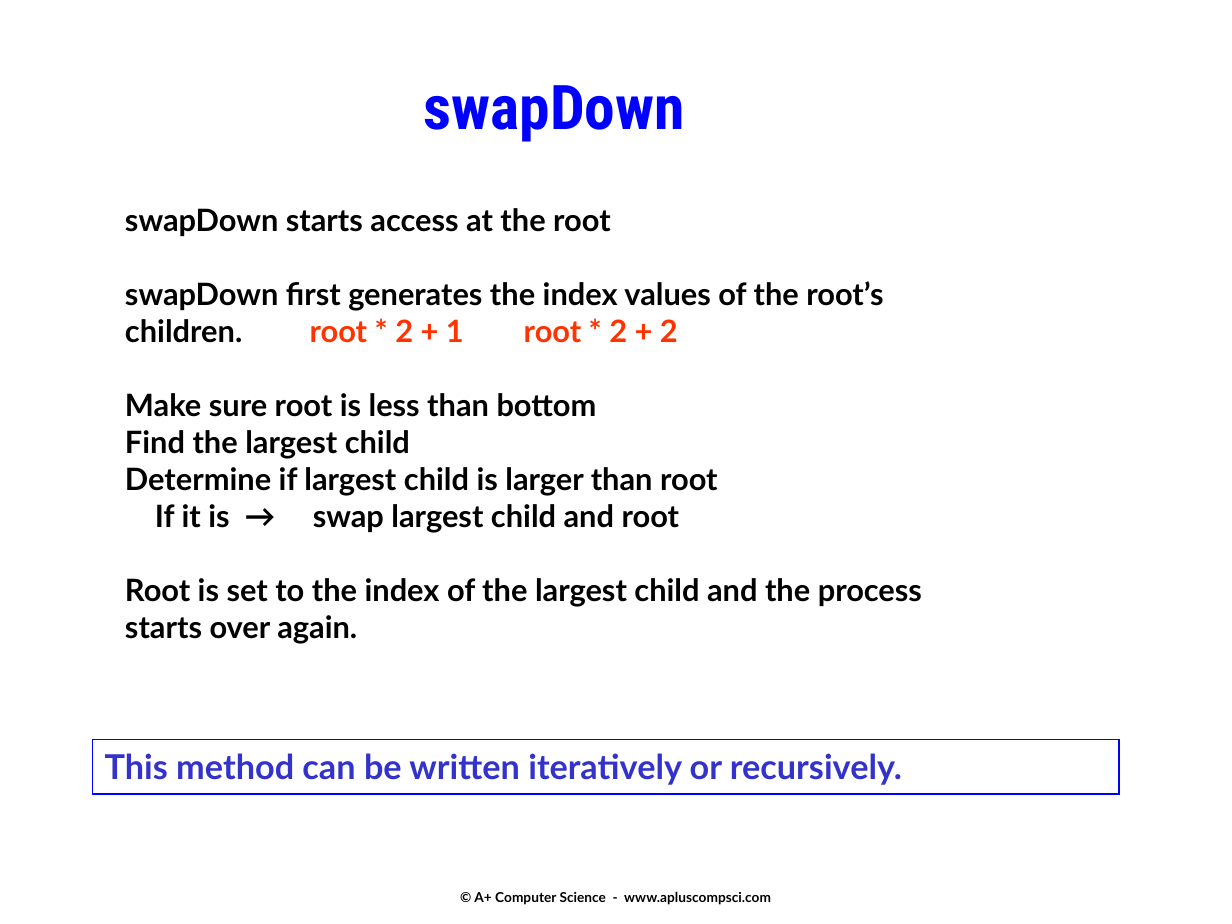
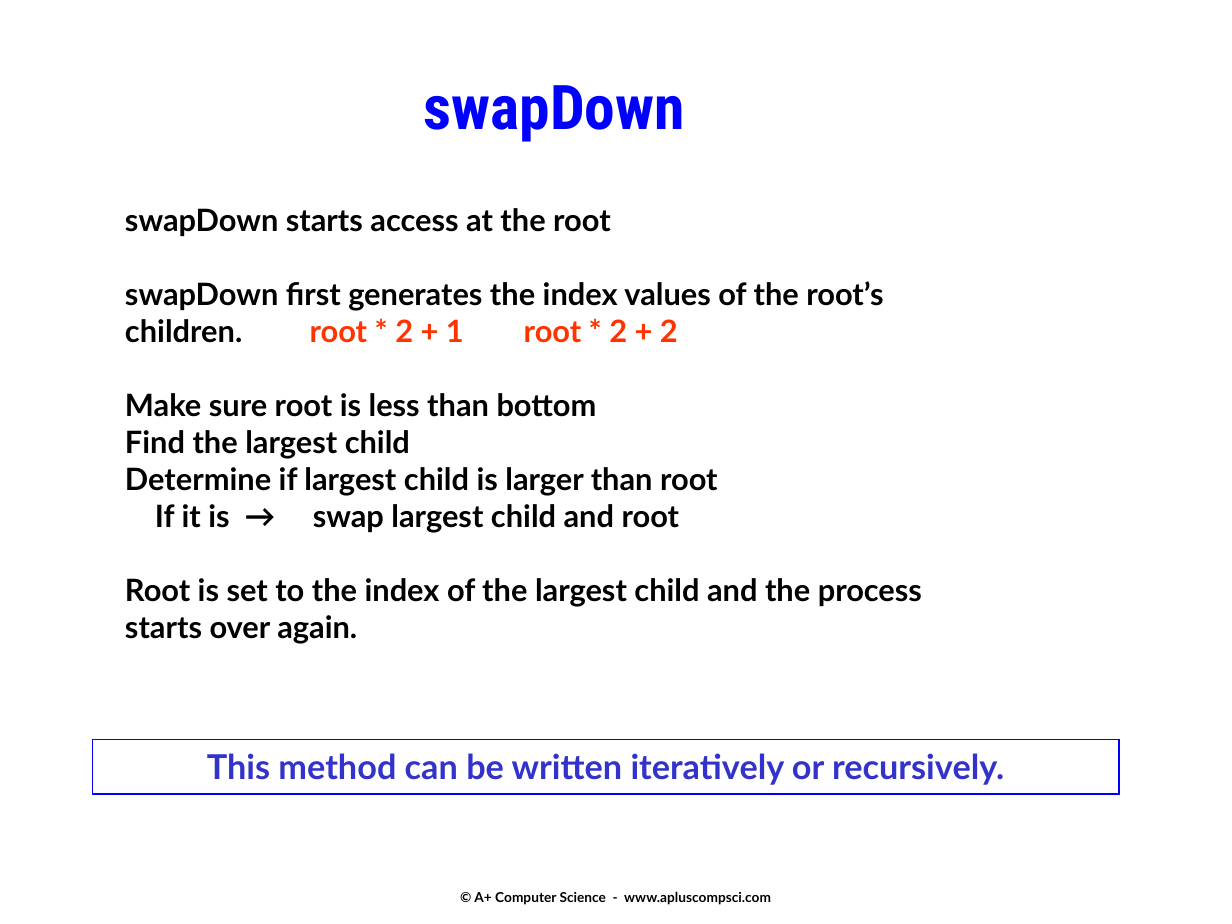
Before and after one commit to Cy-FairCS/cs3, a slide deck: slide 27 of u08c_heaps/notes/_a.heaps.pptx (slide 24 before the commit). Drawn at 1232x924 pixels with LibreOffice and Linux fonts; fonts in the diff are those of the drawing. Boxes give left, top, right and bottom in pixels: in the first picture for what was removed or moved away, otherwise in the second. Text is boxed around its words. In the diff, an @@ line names an element or a change of style, - is before the commit and + after.

```diff
--- a/u08c_heaps/notes/_a.heaps.pptx
+++ b/u08c_heaps/notes/_a.heaps.pptx
@@ rectangle "This method can be written ..." at (x1=92, y1=739, x2=1119, y2=793): alignment left to centre @@
```
Also in this commit, not shown: 7 other slides changed, 3 slides added, 48 other files.
